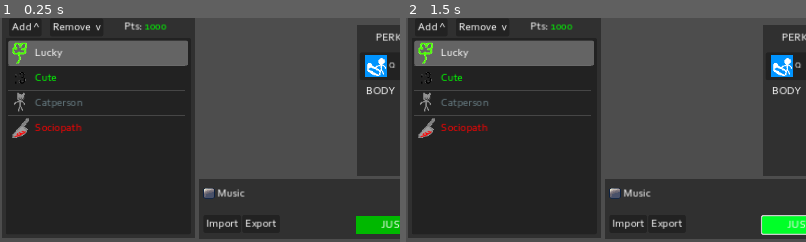
Above: before the commit, frames 1-2 (left to right).
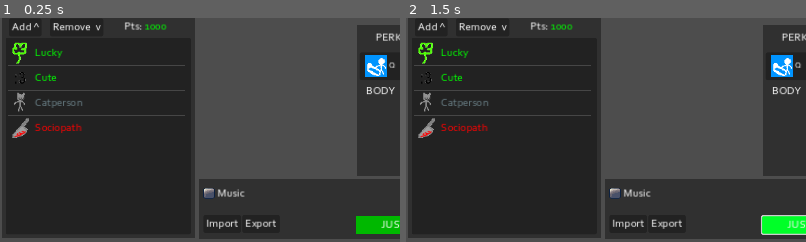
Above: after the commit, the same moments.

Repository: pivinx1/the-progressbar-games
Game: Godot game, scene res://main.tscn
Same seed, same stepped clock (60 frames per second), same inputs: the game is played once before the commit and once after it.
Inputs (mouse positions are % of the whole screen's width and height, from its top left):
- Up to frame 1 (0.25 s): no input
- Up to frame 2 (1.5 s): click (13, 45) at 0.52 s; type "Alex" at 0.6 s; click "JUST START THE GAME ALREADY!!…" at 1.25 s
The pictures show only the part of the screen within x 26-76%, y 50-100%; the shares and areas given below are measured in that part.

The runs differ from the first frame. In frame 1, 4.9% of the frame differs, in the area x 2-47%, y 10-22%; in frame 2, 4.9%.

Commit message:
Traits 2

Diff:
--- a/things.gd
+++ b/things.gd
@@ -92,7 +92,7 @@
 # Config File
 
 var config = ConfigFile.new()
-var path = "./saves/config.cfg"
+var path = "./saves/config.ini"
 func _ready():
 	var err = config.load(path)
 	if err != OK:
@@ -111,7 +111,6 @@
 	},
 	"member" = {
 		"name" = "markverb1 was here :3",
-		"button" = null,
 		"team" = "No Team",
 		"gender" = Gender.OTHER,
 		"species" = SpeciesType.HUMAN,
@@ -145,7 +144,6 @@
 		},
 	},
 	"team" = {
-		"button" = null,
 		"hated" = false,
 	},
 	"traits" = {
--- a/traits.gd
+++ b/traits.gd
@@ -4,13 +4,12 @@
 @export var add_button: Button
 @export var remove_button: Button
 var traits = data.things["traits"]
-
-func add_unsel_traits(select: int = 0):
-	add_unselected_trait_buttons_type(data.TraitType.GOOD)
-	add_unselected_trait_buttons_type(data.TraitType.SPECIES,true)
-	add_unselected_trait_buttons_type(data.TraitType.NEUTRAL)
-	add_unselected_trait_buttons_type(data.TraitType.NEGATIVE)
-	unsel_trait_box.select(select)
+var trait_array = traits.keys()
+var unsel_trait_array = []
+var sel_un_trait: String
+var sel_un_trait_idx: int
+var sel_sl_trait: String
+var sel_sl_trait_idx: int
 
 func get_trait_font_color(type: data.TraitType):
 	match type:
@@ -25,23 +24,37 @@
 		_:
 			return Color.DIM_GRAY
 
-func add_unselected_trait_buttons_type(type: data.TraitType, disabled: bool = false):
-	for perk in traits:
+func add_traits(select: int = -1, to: ItemList = unsel_trait_box, array: Array = trait_array):
+	add_traits_to_list(data.TraitType.GOOD,to,array)
+	add_traits_to_list(data.TraitType.SPECIES,to,array,true)
+	add_traits_to_list(data.TraitType.NEUTRAL,to,array)
+	add_traits_to_list(data.TraitType.NEGATIVE,to,array)
+	if select >= 0:
+		to.select(select)
+
+func add_traits_to_list(type: data.TraitType, list: ItemList, array: Array, disabled: bool = false):
+	for perk in array:
 		if traits[perk]["type"] == type:
 			var current_perk = traits[perk]
-			var idx = unsel_trait_box.add_item(current_perk["name"],current_perk["icon"])
-			unsel_trait_box.set_item_metadata(idx,perk)
-			unsel_trait_box.set_item_custom_fg_color(idx,get_trait_font_color(current_perk["type"]))
-			unsel_trait_box.set_item_disabled(idx,disabled)
-			unsel_trait_box.set_item_tooltip(idx,current_perk["description"])
+			var idx = list.add_item(current_perk["name"],current_perk["icon"])
+			list.set_item_metadata(idx,perk)
+			list.set_item_custom_fg_color(idx,get_trait_font_color(current_perk["type"]))
+			list.set_item_disabled(idx,disabled)
+			list.set_item_tooltip(idx,current_perk["description"])
 
 func _ready():
-	add_unsel_traits()
+	add_traits(-1,unsel_trait_box,trait_array)
 
 # Called every frame. 'delta' is the elapsed time since the previous frame.
 func _process(_delta):
-	var tosel = 0
+	# I HATE THIS CODE SO MUCH AAAAAAAAAAAAAAAAAAAAAAAAAAAaaa
+	sel_un_trait_idx = 0
 	if unsel_trait_box.get_selected_items().size() > 0:
-		tosel = unsel_trait_box.get_selected_items()[0]
+		sel_un_trait_idx = unsel_trait_box.get_selected_items()[0]
+	else:
+		sel_un_trait_idx = -1
+	unsel_trait_array.clear()
+	for i in unsel_trait_box.get_item_count():
+		unsel_trait_array.append(unsel_trait_box.get_item_metadata(i))
 	unsel_trait_box.clear()
-	add_unsel_traits(tosel)
+	add_traits(sel_un_trait_idx,unsel_trait_box,unsel_trait_array)
